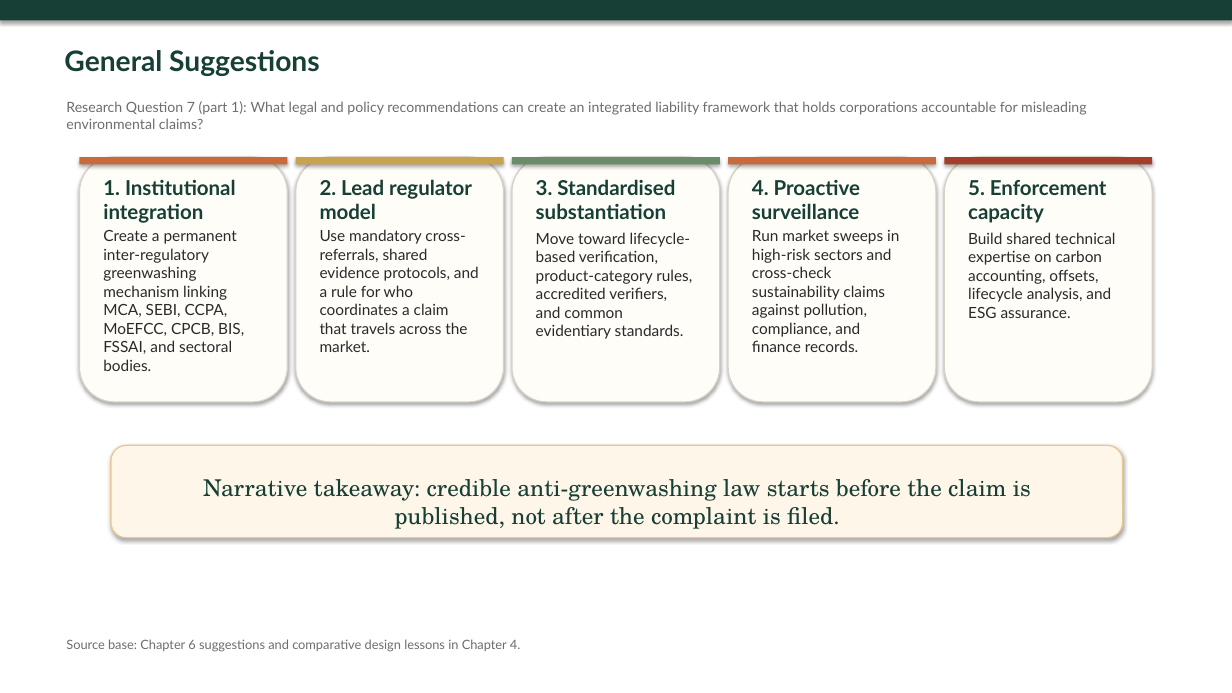
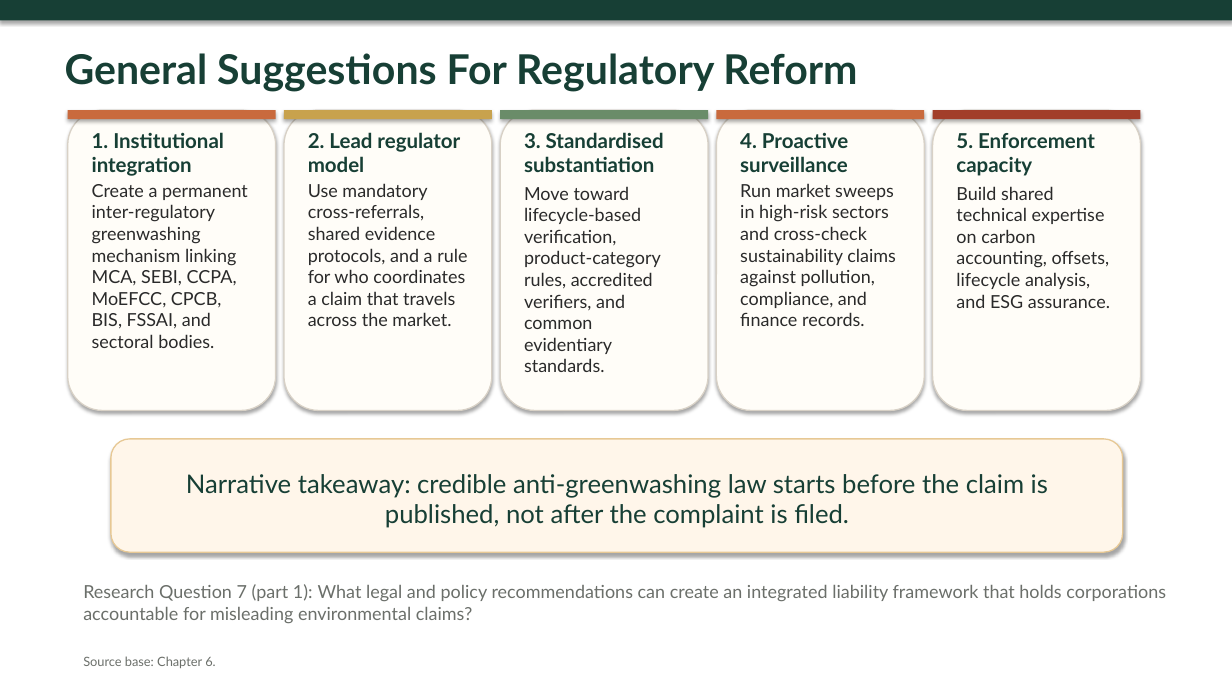
Before and after one commit to atul516/Final-VIva, a slide deck: slide 21 of Thesis Defence Presentation.pptx. Drawn at 1232x693 pixels with LibreOffice and Linux fonts; fonts in the diff are those of the drawing. Boxes give left, top, right and bottom in pixels: in the first picture for what was removed or moved away, otherwise in the second. Text is boxed around its words. In the diff, an @@ line names an element or a change of style, - is before the commit and + after.

```diff
--- a/Thesis Defence Presentation.pptx
+++ b/Thesis Defence Presentation.pptx
@@ text at (x1=65, y1=53, x2=857, y2=92): text changed; size 22 to 32 pt @@
-General Suggestions
+General Suggestions For Regulatory Reform
@@ rounded rectangle resized from (x1=79, y1=157, x2=287, y2=402) to (x1=67, y1=110, x2=275, y2=410) @@
@@ rounded rectangle resized from (x1=296, y1=157, x2=504, y2=402) to (x1=284, y1=110, x2=492, y2=410) @@
@@ rounded rectangle resized from (x1=512, y1=157, x2=720, y2=402) to (x1=500, y1=110, x2=708, y2=410) @@
@@ rounded rectangle resized from (x1=728, y1=157, x2=936, y2=402) to (x1=716, y1=110, x2=924, y2=410) @@
@@ rounded rectangle resized from (x1=945, y1=157, x2=1153, y2=402) to (x1=933, y1=110, x2=1141, y2=410) @@
@@ 5 rectangles moved together from (x1=79, y1=157, x2=1153, y2=165) to (x1=67, y1=110, x2=1141, y2=119) @@
@@ text "1. Institutional integration" moved from (x1=103, y1=179, x2=236, y2=223) to (x1=92, y1=132, x2=224, y2=176) @@
@@ text "2. Lead regulator model" moved from (x1=320, y1=179, x2=472, y2=219) to (x1=308, y1=132, x2=460, y2=172) @@
@@ text "3. Standardised substantiation" moved from (x1=536, y1=179, x2=675, y2=219) to (x1=524, y1=132, x2=664, y2=172) @@
@@ text "4. Proactive surveillance" moved from (x1=752, y1=180, x2=860, y2=219) to (x1=740, y1=132, x2=848, y2=172) @@
@@ text "5. Enforcement capacity" moved from (x1=968, y1=180, x2=1107, y2=223) to (x1=956, y1=133, x2=1095, y2=176) @@
@@ text "Create a permanent inter-regulatory greenwashing ..." moved from (x1=103, y1=230, x2=244, y2=371) to (x1=92, y1=184, x2=248, y2=348) @@
@@ text "Use mandatory cross-referrals, shared evidence ..." moved from (x1=320, y1=229, x2=479, y2=352) to (x1=308, y1=183, x2=467, y2=326) @@
@@ text "Move toward lifecycle-based verification, product-category ..." moved from (x1=536, y1=232, x2=692, y2=339) to (x1=524, y1=186, x2=661, y2=372) @@
@@ text "Run market sweeps in high-risk ..." moved from (x1=752, y1=229, x2=899, y2=352) to (x1=740, y1=183, x2=896, y2=326) @@
@@ size 12 to 14 pt in 5 elements at (x1=92, y1=184, x2=248, y2=348), (x1=524, y1=186, x2=661, y2=372), (x1=740, y1=183, x2=896, y2=326), (x1=308, y1=183, x2=467, y2=326), (x1=956, y1=186, x2=1110, y2=308) @@
@@ text "Build shared technical expertise on ..." moved from (x1=968, y1=232, x2=1115, y2=318) to (x1=956, y1=186, x2=1110, y2=308) @@
@@ rounded rectangle resized from (x1=111, y1=445, x2=1123, y2=538) to (x1=111, y1=439, x2=1123, y2=553) @@
@@ text "Narrative takeaway: credible anti-greenwashing law ..." moved from (x1=203, y1=479, x2=1031, y2=529) to (x1=186, y1=474, x2=1048, y2=528) @@
@@ text "Narrative takeaway: credible anti-greenwashing law ..." at (x1=186, y1=474, x2=1048, y2=528): size 18 to 20 pt, font TeX Gyre Schola to Lato @@
@@ text "Research Question 7 (part 1): ..." moved from (x1=66, y1=101, x2=1087, y2=129) to (x1=83, y1=584, x2=1166, y2=623) @@
@@ text "Research Question 7 (part 1): ..." at (x1=83, y1=584, x2=1166, y2=623): size 11 to 14 pt @@
@@ text at (x1=83, y1=656, x2=215, y2=668): text changed @@
-Source base: Chapter 6 suggestions and comparative design lessons in Chapter 4.
+Source base: Chapter 6.
```
Also in this commit, not shown: 22 other slides changed.
